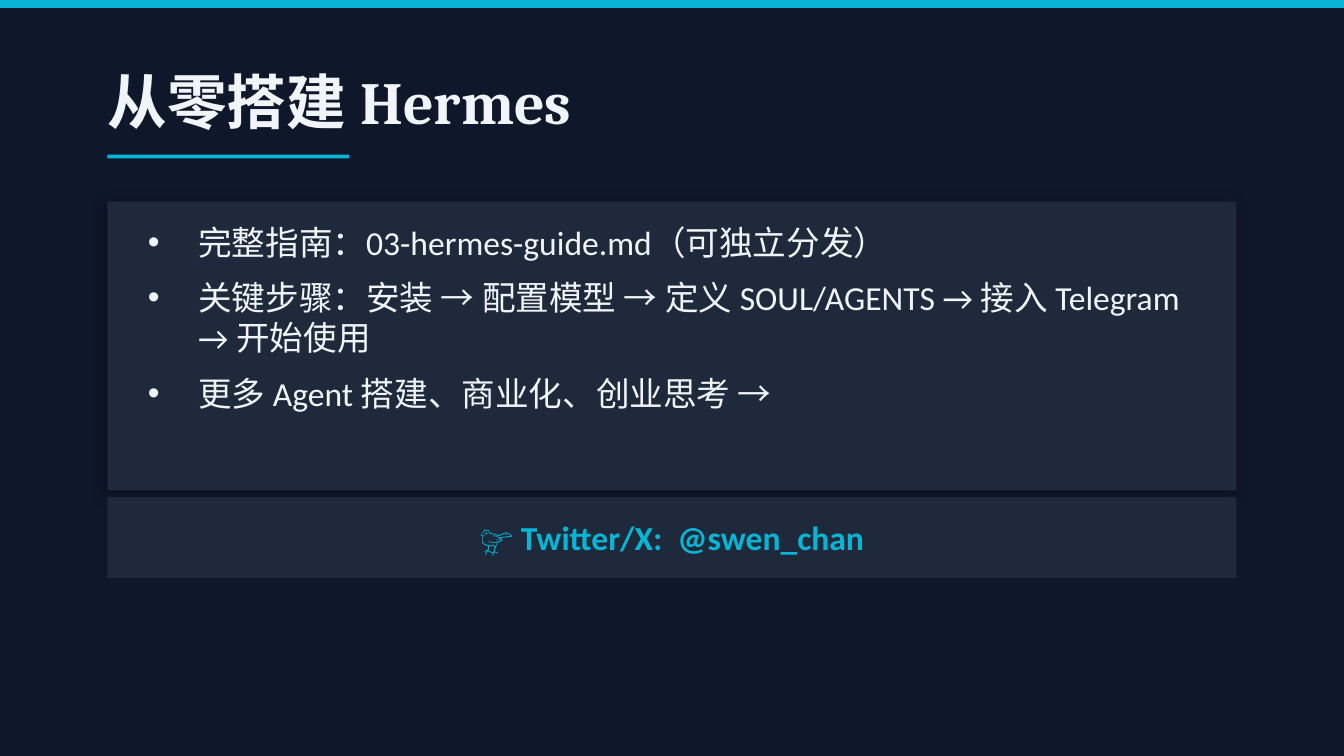
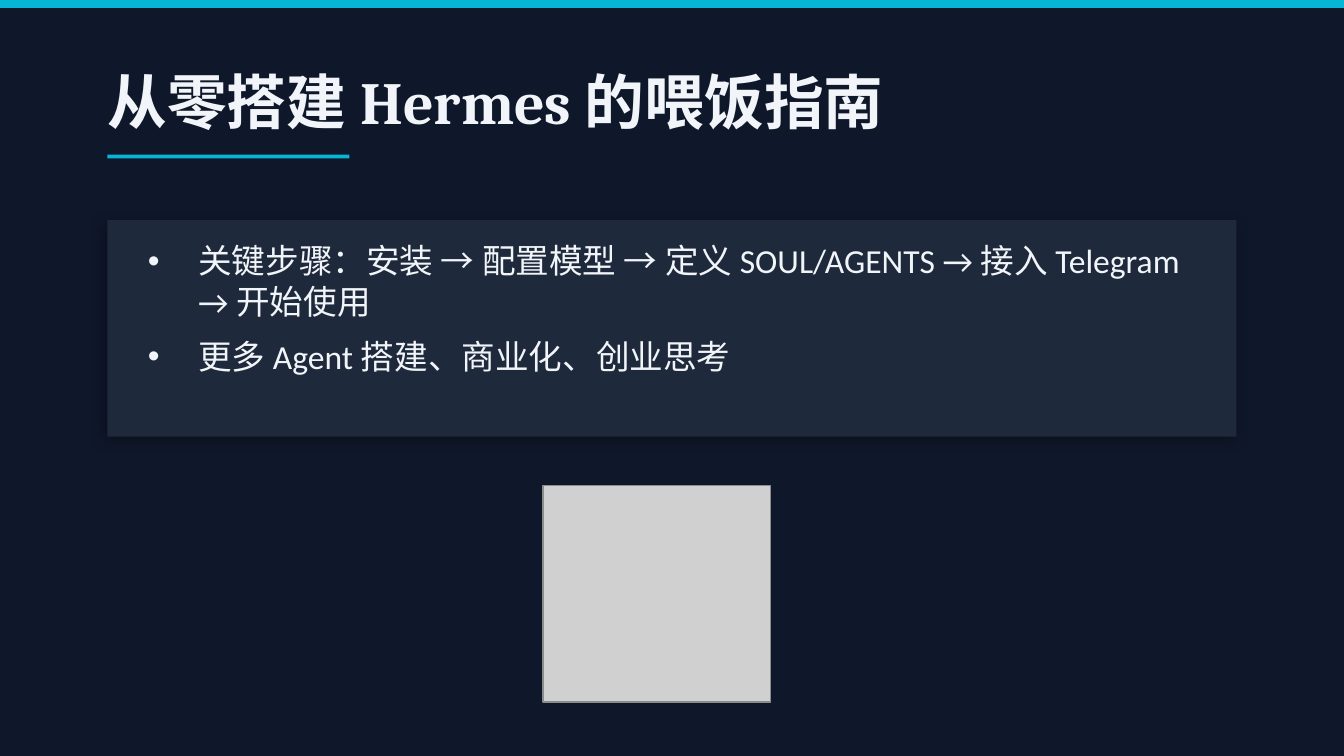
Before and after one commit to swen-chan/hermes-demo, a slide deck: slide 4 of assets/Hermes-Demo.pptx. Drawn at 1344x756 pixels with LibreOffice and Linux fonts; fonts in the diff are those of the drawing; grey boxes stand for pictures. Boxes give left, top, right and bottom in pixels: in the first picture for what was removed or moved away, otherwise in the second. Text is boxed around its words. In the diff, an @@ line names an element or a change of style, - is before the commit and + after.

```diff
--- a/assets/Hermes-Demo.pptx
+++ b/assets/Hermes-Demo.pptx
@@ text at bbox=[107, 73, 884, 130]: text changed @@
-从零搭建 Hermes
+从零搭建 Hermes 的喂饭指南
@@ rectangle: place and size @@
-rectangle at bbox=[108, 202, 1236, 491]
+rectangle at bbox=[108, 220, 1236, 437]
@@ text at bbox=[198, 226, 887, 261]: paragraph removed @@
-• 完整指南：03-hermes-guide.md（可独立分发）
@@ text "关键步骤：安装 → 配置模型 → 定义 ...": place and size @@
-text "关键步骤：安装 → 配置模型 → 定义 ..." at bbox=[198, 226, 1179, 412]
+text "关键步骤：安装 → 配置模型 → 定义 ..." at bbox=[198, 244, 1179, 375]
@@ text at bbox=[198, 340, 731, 375]: text changed @@
-• 更多 Agent 搭建、商业化、创业思考 →
+• 更多 Agent 搭建、商业化、创业思考
@@ rectangle removed at bbox=[108, 497, 1236, 578] @@
@@ picture added at bbox=[543, 485, 770, 702] @@
@@ text removed at bbox=[521, 526, 863, 555] @@
-🐦 Twitter/X: @swen_chan
```
Also in this commit, not shown: 3 other slides changed, 1 other file.
